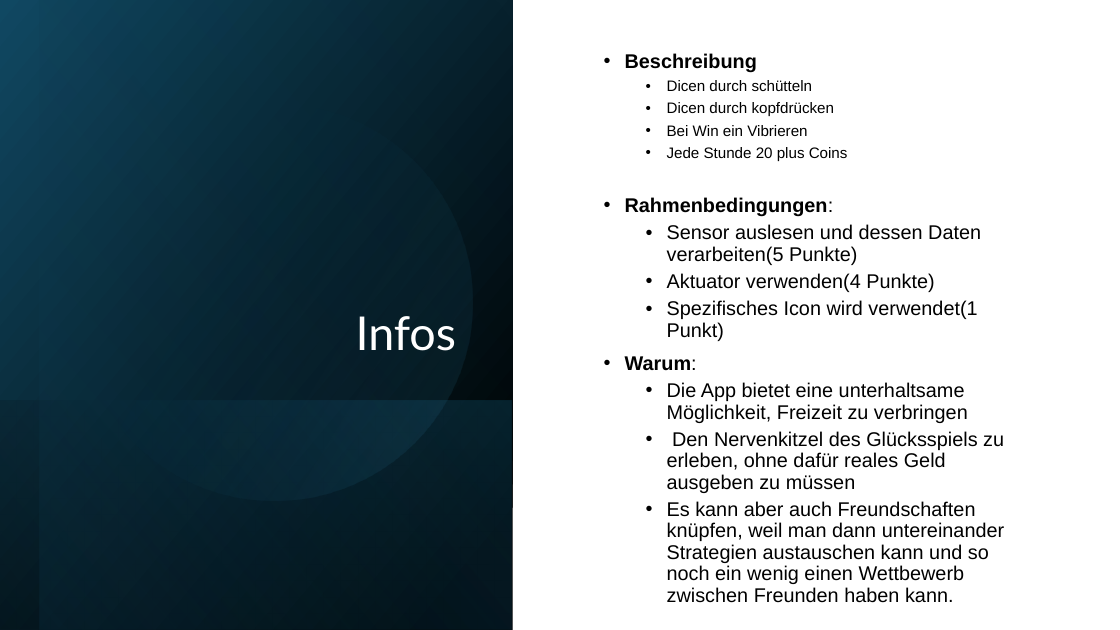
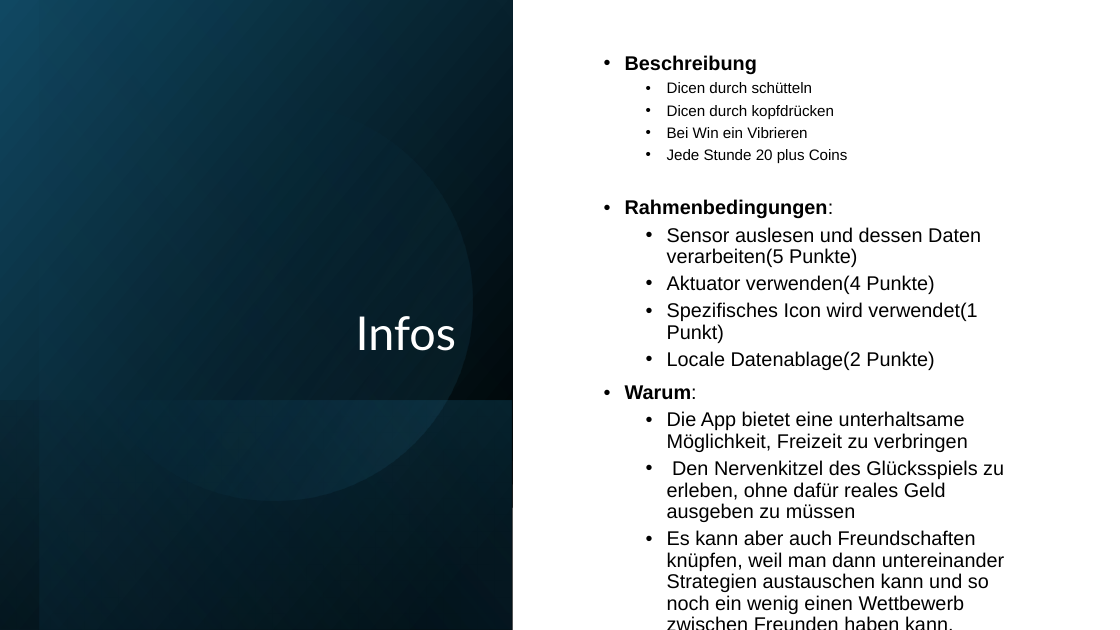
Before and after one commit to Janbei16/DiceLucky, a slide deck: slide 2 of Dokumente/Pitch_DiceLucky.pptx. Drawn at 1120x630 pixels with LibreOffice and Linux fonts; fonts in the diff are those of the drawing. Boxes give left, top, right and bottom in pixels: in the first picture for what was removed or moved away, otherwise in the second. Text is boxed around its words. In the diff, an @@ line names an element or a change of style, - is before the commit and + after.

```diff
--- a/Dokumente/Pitch_DiceLucky.pptx
+++ b/Dokumente/Pitch_DiceLucky.pptx
@@ text at [667, 351, 934, 370]: paragraph added @@
+  • Locale Datenablage(2 Punkte)
```
Also in this commit, not shown: 3 other files.
